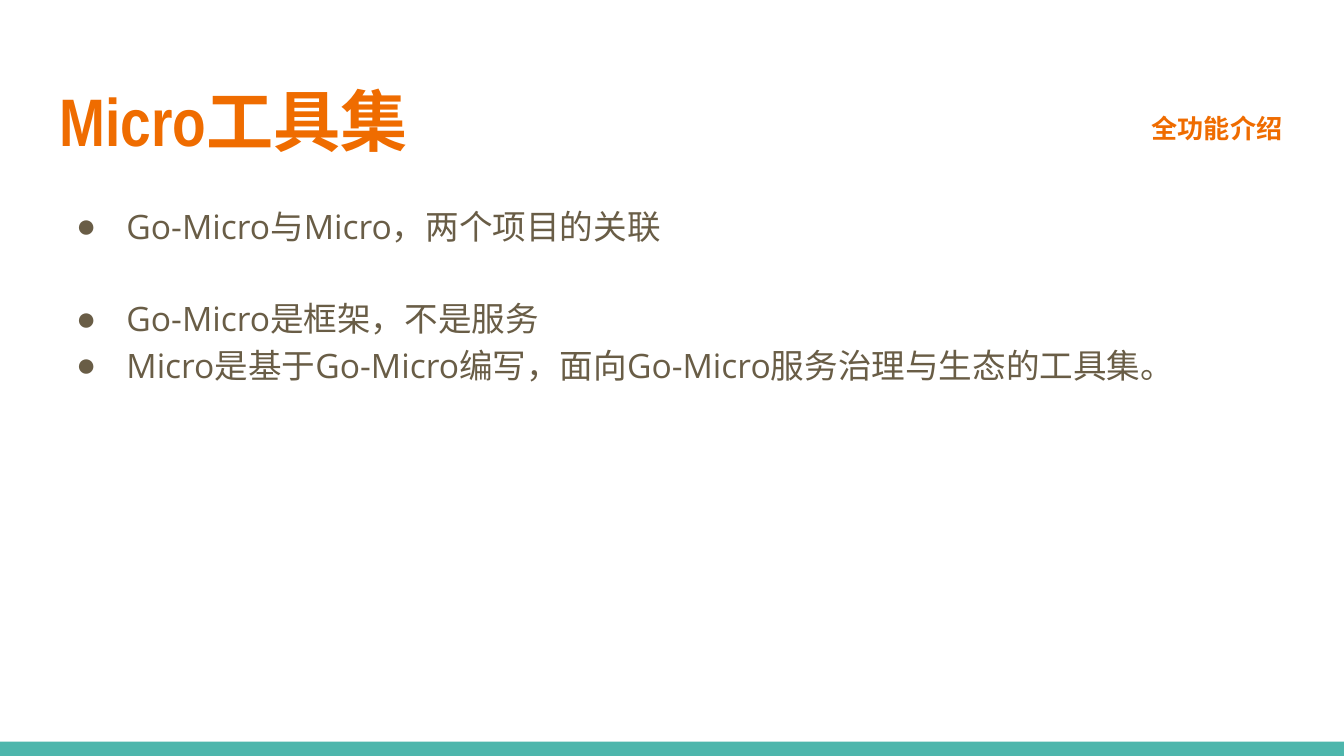
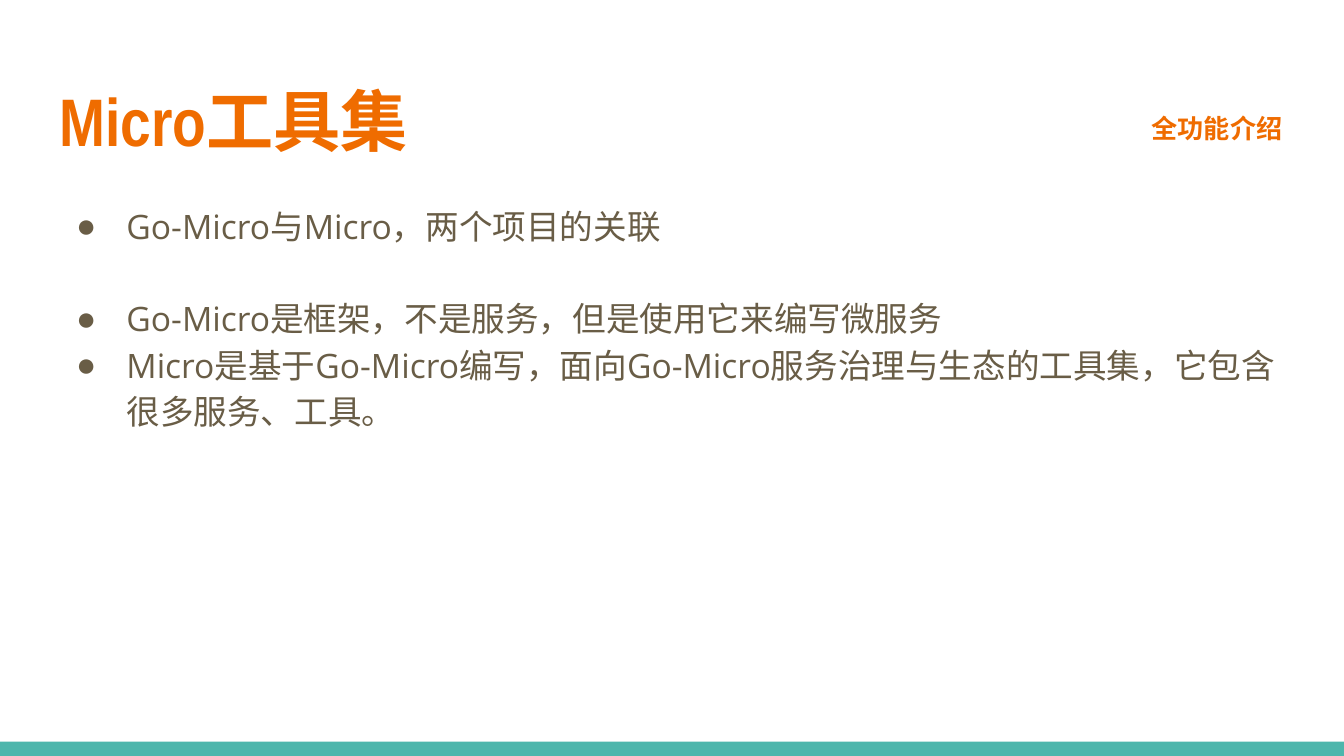
Before and after one commit to printfcoder/stack-rpc-tutorials, a slide deck: slide 4 of others/share/learning-go/【第三期】Micro工具集.pptx. Drawn at 1344x756 pixels with LibreOffice and Linux fonts; fonts in the diff are those of the drawing; background and template pictures are left out. Boxes give left, top, right and bottom in pixels: in the first picture for what was removed or moved away, otherwise in the second. Text is boxed around its words. In the diff, an @@ line names an element or a change of style, - is before the commit and + after.

```diff
--- a/others/share/learning-go/【第三期】Micro工具集.pptx
+++ b/others/share/learning-go/【第三期】Micro工具集.pptx
@@ text at (126,302,1274,427): text changed @@
-● Go-Micro是框架，不是服务
-● Micro是基于Go-Micro编写，面向Go-Micro服务治理与生态的工具集。
+● Go-Micro是框架，不是服务，但是使用它来编写微服务
+● Micro是基于Go-Micro编写，面向Go-Micro服务治理与生态的工具集，它包含很多服务、工具。
```
Also in this commit, not shown: 2 other slides changed, 1 slide added, 2 slides removed.
